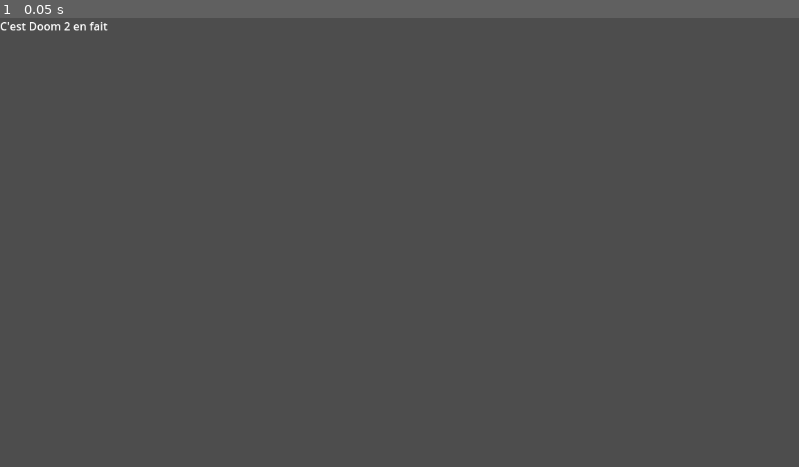
Above: before the commit, frame 1.
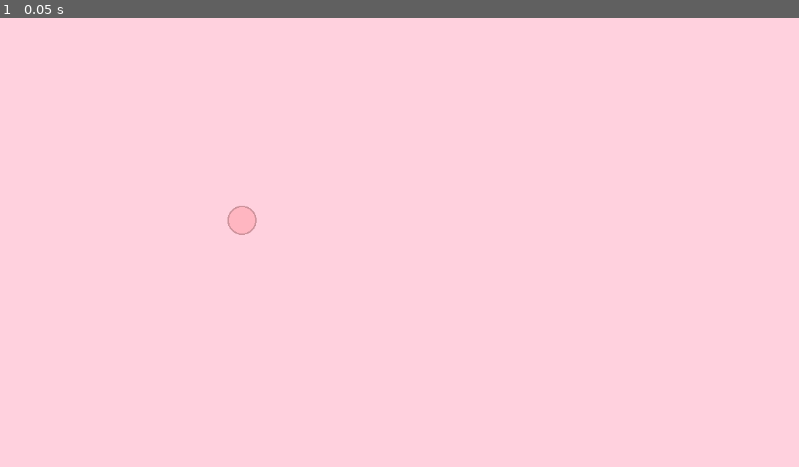
Above: after the commit, the same moment.

Repository: JungoQuentin/Doom2
Game: Godot game, scene res://node_2d.tscn
Same seed, same stepped clock (60 frames per second), same inputs: the game is played once before the commit and once after it. Before the commit the project starts from res://main.tscn.
Inputs:
- Up to frame 1 (0.05 s): no input

The runs differ from the first frame. In frame 1, 100% of the frame differs, in the area x 0-100%, y 0-100%.

Commit message:
feat: add base

Diff:
--- /dev/null
+++ b/node_2d.gd
@@ -0,0 +1,55 @@
+extends Node2D
+
+enum CellType{ TYPE1, TYPE2 }
+
+const hex_ratio: float = 2/sqrt(3);
+const h: float = 40.0; # Cell size
+const overh: float = 1;
+
+# Stores the coods (Vec2) of every filled tile
+var coords: Dictionary[Vector2i, CellType] = {Vector2i(5, 5): CellType.TYPE1};
+# List of the type (int) and center coords (Vec2) of cells
+# order matters for rendering
+var cells: Array[Cell] = [Cell.new(Vector2i(5, 5), CellType.TYPE1)];
+# Coords of the tile under the mouse cursor
+var mouse_tile: Vector2i;
+
+
+class Cell:
+	var center: Vector2i;
+	var cell_type: CellType;
+	func _init(center: Vector2i, cell_type: CellType):
+		self.center = center;
+		self.cell_type = cell_type;
+
+
+func _input(event: InputEvent) -> void:
+	if event is InputEventMouseButton and event.button_index == MOUSE_BUTTON_LEFT:
+		print("left click", mouse_tile)
+	if event is InputEventMouseMotion:
+		mouse_tile = pos2tile(event.position);
+		print("move", event.position)
+
+func _draw() -> void:
+	for cell in cells:
+		var pos = tile2pos(cell.center)
+		draw_circle(pos, h/2 * overh, Color.LIGHT_PINK, true)
+		draw_circle(pos, h/2 * overh, Color.LIGHT_PINK.darkened(0.2), false, 2)
+
+
+func spawn_cell(source_pos, cell_type):
+	# Choose 1 of 6 random directions (spawn_dir)
+	# Check is cell in 1 * spawn_dir is empty with hasmap "coords"
+	# If not, check the 5 others cells
+	# If still empty, check 2 * spawn_dir
+	# ... reapete until find an empty cell
+	# add coords of all taken cells in "coords"
+	# add (center_coords, cell_type) at a random id in cells
+	pass
+
+func pos2tile(pos: Vector2) -> Vector2i:
+	return Vector2i(0, 0)
+
+func tile2pos(tile_coords: Vector2i) -> Vector2:
+	var odd = tile_coords.y % 2;
+	return h * Vector2(hex_ratio * tile_coords.x + odd * 0.5, tile_coords.y)
--- /dev/null
+++ b/node_2d.tscn
@@ -0,0 +1,9 @@
+[gd_scene load_steps=2 format=3 uid="uid://bvot1qpsbbms6"]
+
+[ext_resource type="Script" uid="uid://ckdp73n10t57q" path="res://node_2d.gd" id="1_wtcfe"]
+
+[node name="Node2D" type="Node2D"]
+script = ExtResource("1_wtcfe")
+
+[node name="Camera2D" type="Camera2D" parent="."]
+position = Vector2(478, 232)
--- a/project.godot
+++ b/project.godot
@@ -11,10 +11,11 @@
 [application]
 
 config/name="Doom2"
-run/main_scene="res://main.tscn"
+run/main_scene="uid://bvot1qpsbbms6"
 config/features=PackedStringArray("4.4", "Mobile")
 config/icon="res://icon.svg"
 
 [rendering]
 
 renderer/rendering_method="mobile"
+environment/defaults/default_clear_color=Color(1, 0.82, 0.871, 1)
Not shown, added: node_2d.gd.uid
